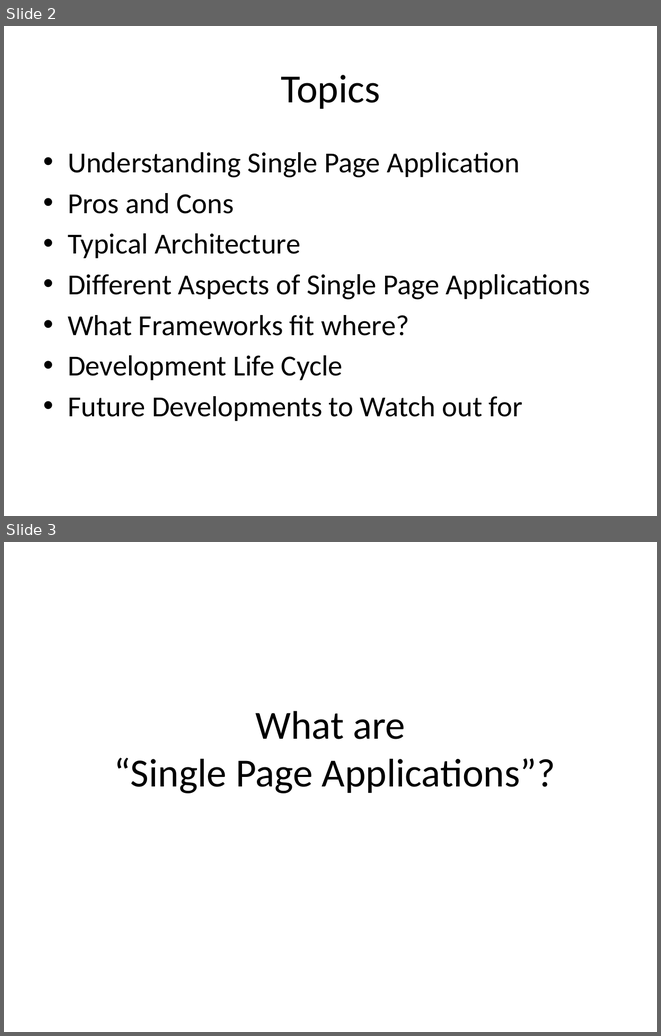
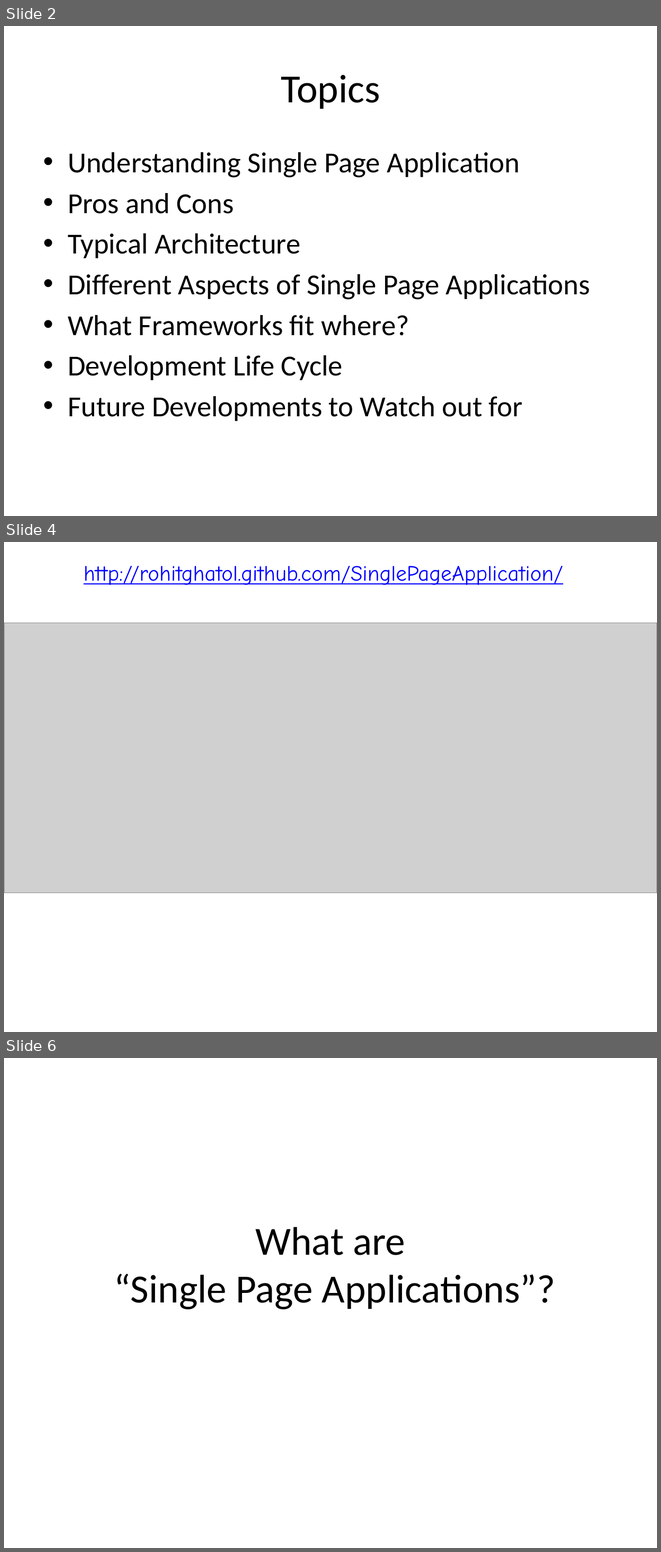
Before and after one commit to rohitghatol/SinglePageApplication, a slide deck: Building Single Page Applications.pptx. Shown one above the other, each under a label of ours: slides 2 and 3 before the commit, slides 2, 4 and 6 after it; the slides between them are not shown. The pictures are 661x1036 and 661x1552 pixels, drawn with LibreOffice and Linux fonts; fonts in the diff are those of the drawing; grey boxes stand for pictures. Boxes give left, top, right and bottom in pixels: in the first picture for what was removed or moved away, otherwise in the second. Text is boxed around its words. In the diff, an @@ line names an element or a change of style, - is before the commit and + after.

```diff
--- a/Building Single Page Applications.pptx
+++ b/Building Single Page Applications.pptx
@@ slide 4 added at [4, 542, 657, 1032], background #FFFFFF @@
@@ text added at [84, 566, 563, 585], 24 pt, text #0000FF, underline @@
+http://rohitghatol.github.com/SinglePageApplication/
@@ picture added at [4, 623, 657, 893] @@
@@ what was slide 3 is now slide 6 @@
```
Also in this commit, not shown: 3 slides changed, 3 other slides added.
